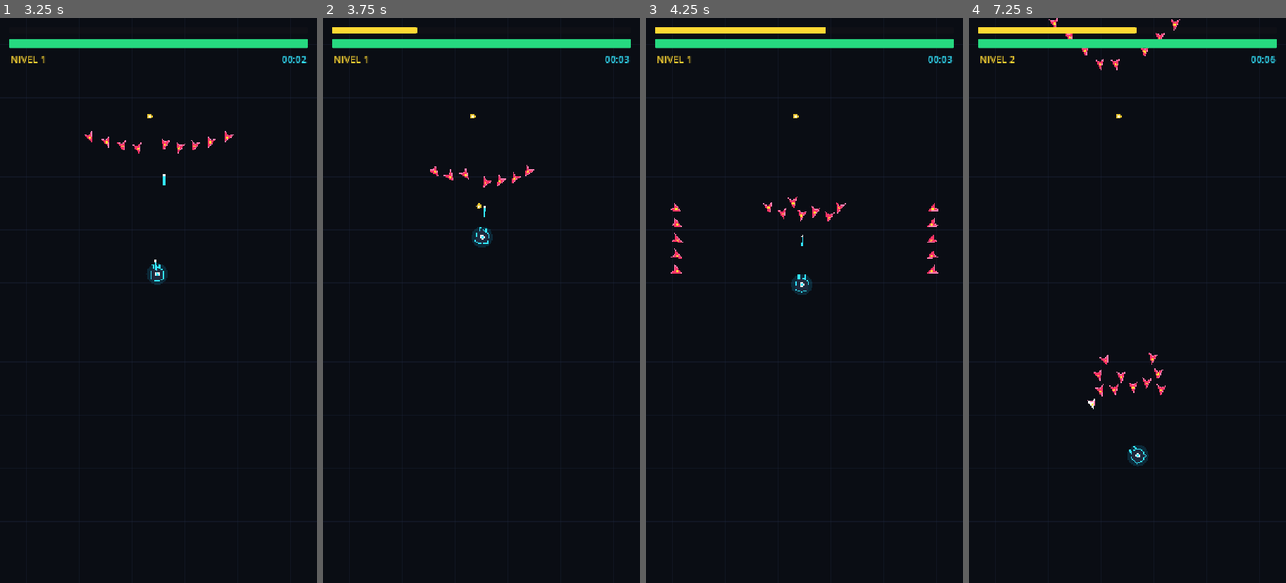
Above: before the commit, frames 1-4 (left to right).
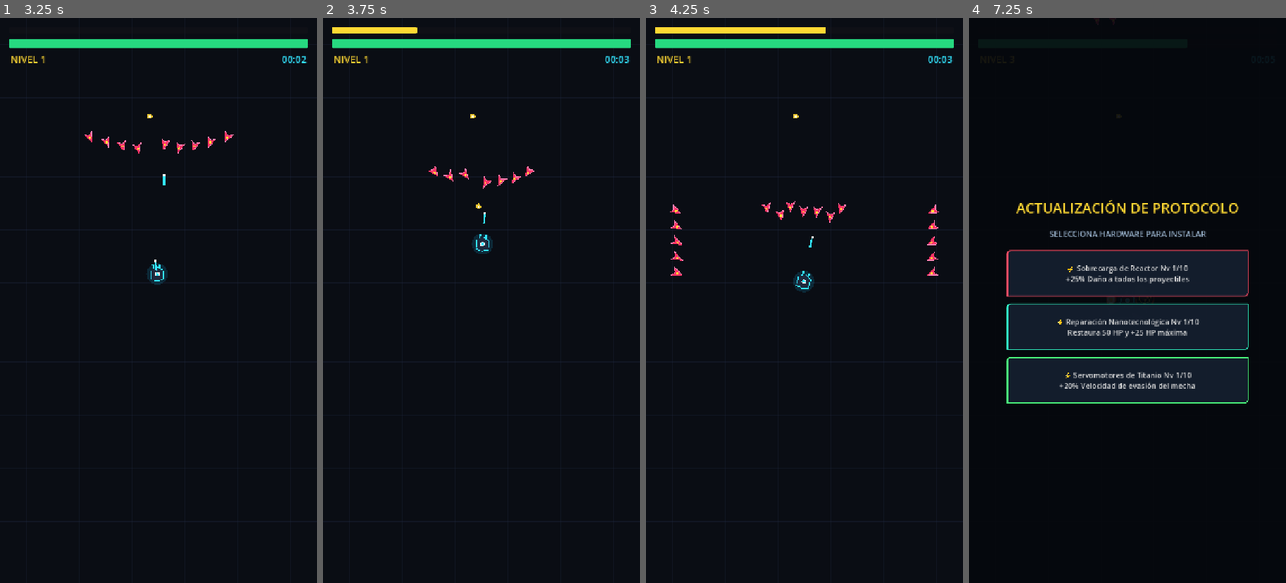
Above: after the commit, the same moments.

Repository: jonathanduranr/mecha-protocol
Game: Godot game, scene res://scenes/main.tscn
The game is run twice, just before and just after one commit, with the same random seed, the same clock (stepped at 60 frames per second) and the same inputs. Sound files missing from this copy of the repository are replaced by a short silence.
Inputs (mouse positions are in pixels of both pictures, inside the frame that each line leads up to):
- Up to frame 1 (3.25 s): click "[ ▶ JUGAR ]" at 0.5 s; tap Enter at 1.25 s; move the mouse to (228, 272) at 1.27 s; click (228, 272) at 1.42 s; move the mouse to (95, 328) at 2.02 s; click (95, 328) at 2.17 s; move the mouse to (190, 176) at 2.77 s; click (190, 176) at 2.92 s
- Up to frame 2 (3.75 s): move the mouse to (465, 413) at 3.52 s; click (465, 413) at 3.67 s
- Up to frame 3 (4.25 s): no input
- Up to frame 4 (7.25 s): move the mouse to (1222, 385) at 4.27 s; click (1222, 385) at 4.42 s; move the mouse to (1032, 215) at 5.02 s; click (1032, 215) at 5.17 s; click "⚡ Disipador de Plasma Nv 1/10…" at 5.75 s; move the mouse to (1143, 300) at 6.52 s; click (1143, 300) at 6.67 s

Frame 1 is identical in both runs. In frame 2, 0.3% of the frame differs, in the area x 33-67%, y 26-42%; in frame 3, 0.7%; in frame 4, 7.5%, in the area x 2-98%, y 0-90%.

Commit message:
feat(ai): prioritize center during evasion, flank around enemies and anti-corner ejection

Diff:
--- a/scripts/mecha.gd
+++ b/scripts/mecha.gd
@@ -139,20 +139,36 @@
 	var scrap_force := Vector2.ZERO
 	var boundary_force := Vector2.ZERO
 
+	var viewport_size := get_viewport_rect().size
+	var center := viewport_size * 0.5
+	var dist_to_center := global_position.distance_to(center)
+	var dir_to_center: Vector2 = (center - global_position).normalized() if dist_to_center > 0.001 else Vector2.ZERO
+
 	var enemies := get_tree().get_nodes_in_group("enemies")
 	var enemy_count_in_danger: int = 0
 
+	# 1. Evasión de enemigos con sesgo de escape hacia el centro
 	for enemy in enemies:
 		if not is_instance_valid(enemy) or not is_target_on_screen(enemy):
 			continue
 		var dist := global_position.distance_to(enemy.global_position)
 		if dist < danger_radius and dist > 0.01:
 			var push_away: Vector2 = (global_position - enemy.global_position).normalized()
-			var weight: float = (1.0 - (dist / danger_radius)) * 2.2
+			var weight: float = (1.0 - (dist / danger_radius)) * 2.5
+
+			# Si el empuje de huida nos lleva en dirección contraria al centro (hacia esquinas o bordes)
+			# desviamos lateralmente para flanquear y rodear al enemigo buscando el centro
+			var dot_center := push_away.dot(dir_to_center)
+			if dot_center < 0.2:
+				var p1 := Vector2(-push_away.y, push_away.x)
+				var p2 := Vector2(push_away.y, -push_away.x)
+				var flank: Vector2 = p1 if p1.dot(dir_to_center) >= p2.dot(dir_to_center) else p2
+				push_away = (push_away * 0.35 + flank * 0.95 + dir_to_center * 0.85).normalized()
+
 			avoidance_force += push_away * weight
 			enemy_count_in_danger += 1
 
-	# Evasión táctica de proyectiles enemigos
+	# Evasión táctica de proyectiles enemigos orientada al centro
 	var enemy_bullets := get_tree().get_nodes_in_group("enemy_bullets")
 	for b in enemy_bullets:
 		if not is_instance_valid(b):
@@ -160,49 +176,63 @@
 		var dist_b := global_position.distance_to(b.global_position)
 		if dist_b < 130.0 and dist_b > 0.01:
 			var push_b: Vector2 = (global_position - b.global_position).normalized()
-			var weight_b: float = (1.0 - (dist_b / 130.0)) * 3.0
+			var weight_b: float = (1.0 - (dist_b / 130.0)) * 2.8
+			var dot_b_center := push_b.dot(dir_to_center)
+			if dot_b_center < 0.1:
+				var pb1 := Vector2(-push_b.y, push_b.x)
+				var pb2 := Vector2(push_b.y, -push_b.x)
+				var flank_b: Vector2 = pb1 if pb1.dot(dir_to_center) >= pb2.dot(dir_to_center) else pb2
+				push_b = (push_b * 0.4 + flank_b * 1.0 + dir_to_center * 0.7).normalized()
 			avoidance_force += push_b * weight_b
 
-	# 2. Atracción hacia el Scrap/XP más cercano (si no hay peligro extremo)
+	# 2. Atracción hacia Scrap/XP (solo si no compromete la huida hacia esquinas)
 	if enemy_count_in_danger < 4:
 		var closest_scrap := get_closest_scrap()
 		if is_instance_valid(closest_scrap):
-			scrap_force = (closest_scrap.global_position - global_position).normalized() * 1.8
-
-	# 3. Retorno instintivo al CENTRO TÁCTICO de la arena (cuando el camino está despejado)
-	var viewport_size := get_viewport_rect().size
-	var center := viewport_size * 0.5
-	var center_force := Vector2.ZERO
-	var dist_to_center := global_position.distance_to(center)
-
-	if dist_to_center > 30.0:
-		# Cuanto más lejos del centro esté, más deseo tiene de volver al corazón seguro de la arena
-		var center_weight: float = 1.0 if enemy_count_in_danger == 0 else 0.4
-		# Desaceleración suave (ease-out) al aproximarse al centro para evitar sobrepasar y temblar
-		var speed_factor: float = clamp((dist_to_center - 30.0) / 160.0, 0.0, 1.0)
-		center_force = (center - global_position).normalized() * speed_factor * center_weight
-
-	# 4. Repulsión de bordes de la pantalla
-	var boundary_margin: float = 55.0
+			var scrap_pos := closest_scrap.global_position
+			var scrap_dist_to_center := scrap_pos.distance_to(center)
+			# No perseguir scrap lejano hacia los bordes mientras se huye de enemigos
+			if enemy_count_in_danger == 0 or scrap_dist_to_center <= dist_to_center + 60.0:
+				scrap_force = (scrap_pos - global_position).normalized() * 1.8
+
+	# 3. PRIORIDAD AL CENTRO DE LA ARENA (Especialmente al buscar espacio para huir)
+	# Cuando hay peligro, la prioridad del centro SUBE para garantizar que el mecha busque espacio abierto y no se encierre
+	var center_weight: float = 1.0
+	if enemy_count_in_danger > 0:
+		center_weight = 2.4 + min(enemy_count_in_danger * 0.5, 2.0)
+
+	var speed_factor: float = clamp((dist_to_center - 30.0) / 180.0, 0.0, 1.0)
+	var center_force: Vector2 = dir_to_center * speed_factor * center_weight
+
+	# 4. Repulsión de bordes de la pantalla (zona de seguridad ampliada a 140px)
+	var boundary_margin: float = 140.0
 
 	if global_position.x < boundary_margin:
 		var factor := (boundary_margin - global_position.x) / boundary_margin
-		boundary_force.x += factor * 2.0
+		boundary_force.x += pow(factor, 1.5) * 3.5
 	elif global_position.x > viewport_size.x - boundary_margin:
 		var factor := (global_position.x - (viewport_size.x - boundary_margin)) / boundary_margin
-		boundary_force.x -= factor * 2.0
+		boundary_force.x -= pow(factor, 1.5) * 3.5
 
 	if global_position.y < boundary_margin:
 		var factor := (boundary_margin - global_position.y) / boundary_margin
-		boundary_force.y += factor * 2.0
+		boundary_force.y += pow(factor, 1.5) * 3.5
 	elif global_position.y > viewport_size.y - boundary_margin:
 		var factor := (global_position.y - (viewport_size.y - boundary_margin)) / boundary_margin
-		boundary_force.y -= factor * 2.0
+		boundary_force.y -= pow(factor, 1.5) * 3.5
+
+	# 5. Expulsión anti-encierro en las 4 esquinas (fuerte impulso diagonal hacia el centro)
+	var corner_force := Vector2.ZERO
+	var corner_margin: float = 160.0
+	var near_x := (global_position.x < corner_margin) or (global_position.x > viewport_size.x - corner_margin)
+	var near_y := (global_position.y < corner_margin) or (global_position.y > viewport_size.y - corner_margin)
+	if near_x and near_y:
+		corner_force = dir_to_center * 2.5
 
 	# Suma ponderada de fuerzas
-	var total_vector: Vector2 = (avoidance_force * 2.0) + scrap_force + boundary_force + (center_force * 1.4)
-
-	# Si está en el centro sin enemigos ni chatarra de peligro, frenado absoluto (deadband limpio)
+	var total_vector: Vector2 = (avoidance_force * 1.5) + boundary_force + corner_force + (center_force * 1.8) + scrap_force
+
+	# Frenado absoluto en el centro táctico cuando no hay peligros ni chatarra
 	if avoidance_force.length_squared() < 0.01 and scrap_force.length_squared() < 0.01 and dist_to_center <= 30.0:
 		return Vector2.ZERO
 
Not shown, changed: export_presets.cfg
Not shown, changed: builds/web/index.html
Not shown, changed: builds/web/index.pck
